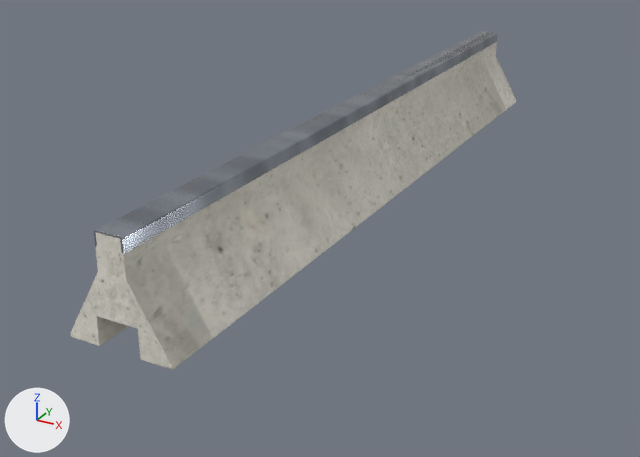
What one commit did to the glTF model public/katalog/modelle/slide-bar-250.gltf.
One viewpoint serves both versions: a camera (50 mm lens) standing at (1.25, -2.57, 1.08) and looking at (-0.04, -0.22, -0.09). The lights are fixed; the arrows at lower left show +X, +Y and +Z. The picture after the commit comes second.

In view in the first picture: 'SK1796_Slide-Bar_250.001'.
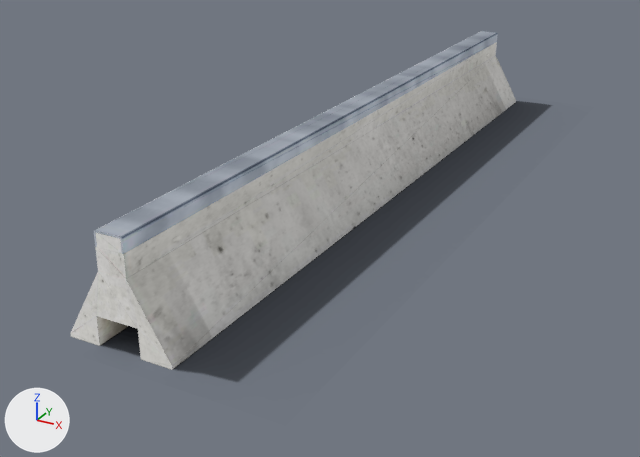
Where the change shows, as pixel boxes [x1, y1, x2, y2] in the pictures (640 x 457 px):
```json
{"object": "SK1796_Slide-Bar_250.001", "change": "surface changed", "before": [71, 31, 516, 370], "after": [71, 31, 516, 370]}
{"object": "Schatten", "change": "added", "after": [90, 101, 551, 382]}
```

Edits to the scene script, one JSON object a line:
```json
{"op": "add", "block": "img_slide_bar_250_licht", "code": ["img_slide_bar_250_licht = load_image('slide-bar-250_licht', 'texturen/slide-bar-250_licht.jpg', 2048, 2048, 'sRGB')"]}
{"op": "add", "block": "img_slide_bar_250_schatten", "code": ["img_slide_bar_250_schatten = load_image('slide-bar-250_schatten', 'texturen/slide-bar-250_schatten.png', 150, 615, 'sRGB')"]}
{"block": "mat_beton_web_098", "change": "nodes: BsdfPrincipled, NormalMap, OutputMaterial, TexImage x2, UVMap x2"}
{"block": "mat_beton_web_098", "change": "uses the picture img_slide_bar_250_farbe"}
{"block": "mat_beton_web_098", "change": "uses the picture img_slide_bar_250_normal"}
{"block": "mat_beton_web_098", "change": "nodes: BsdfTransparent, Emission, LightPath, MixShader, OutputMaterial, TexImage, UVMap"}
{"block": "mat_beton_web_098", "change": "uses the picture img_slide_bar_250_licht"}
{"block": "mat_stahl_web_069", "change": "nodes: BsdfPrincipled, NormalMap, OutputMaterial, TexImage x2, UVMap x2"}
{"block": "mat_stahl_web_069", "change": "uses the picture img_slide_bar_250_farbe"}
{"block": "mat_stahl_web_069", "change": "uses the picture img_slide_bar_250_normal"}
{"block": "mat_stahl_web_069", "change": "nodes: BsdfTransparent, Emission, LightPath, MixShader, OutputMaterial, TexImage, UVMap"}
{"block": "mat_stahl_web_069", "change": "uses the picture img_slide_bar_250_licht"}
{"op": "add", "block": "mat_schatten_080", "code": ["mat_schatten_080 = bpy.data.materials.new('Schatten.080')", "# uses the picture img_slide_bar_250_schatten"]}
{"op": "add", "block": "me_schatten", "code": ["me_schatten = bpy.data.meshes.new('Schatten')", "me_schatten.from_pydata(...)  # 4 vertices, 2 faces; spans x -0.17..0.48, y -1.31..1.34, z 0.0", "me_schatten.materials.append(mat_schatten_080)"]}
{"op": "add", "block": "ob_schatten", "code": ["ob_schatten = bpy.data.objects.new('Schatten', me_schatten)", "ob_schatten.location = (0.0, 0.0, 0.0)"]}
```
